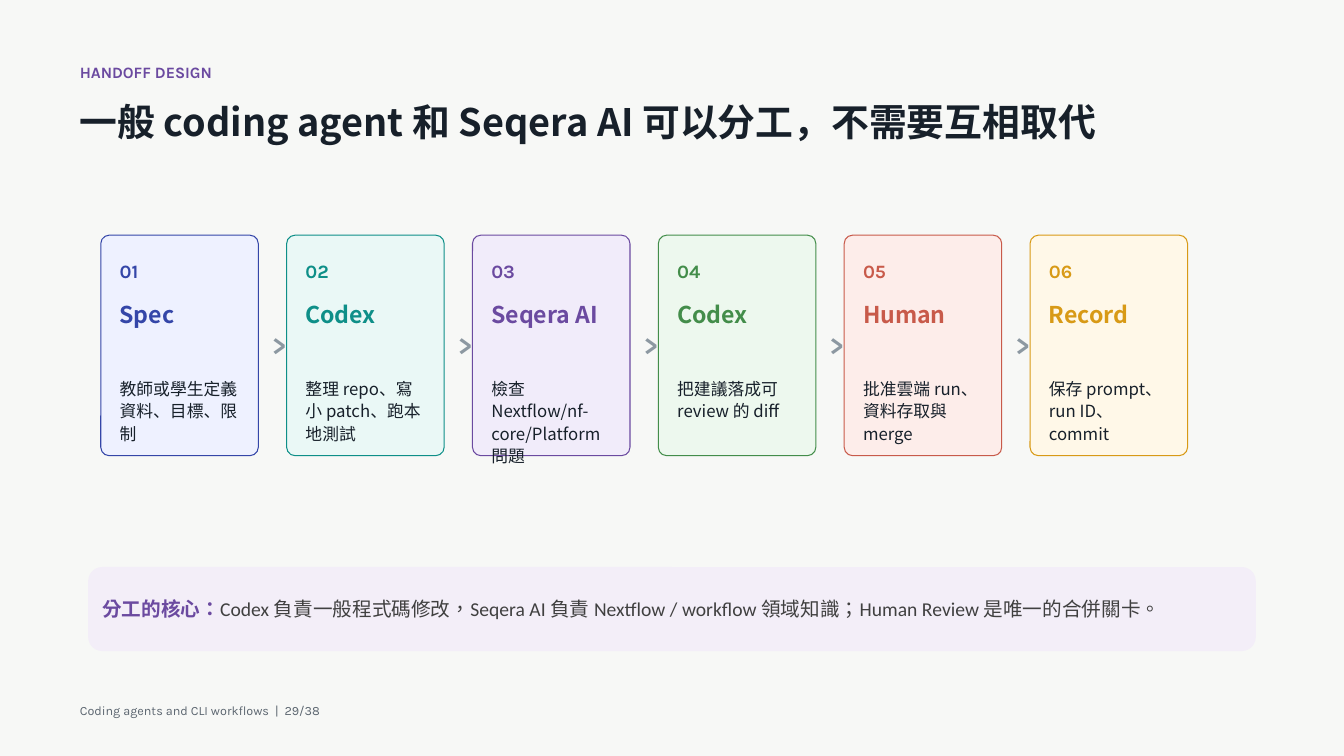
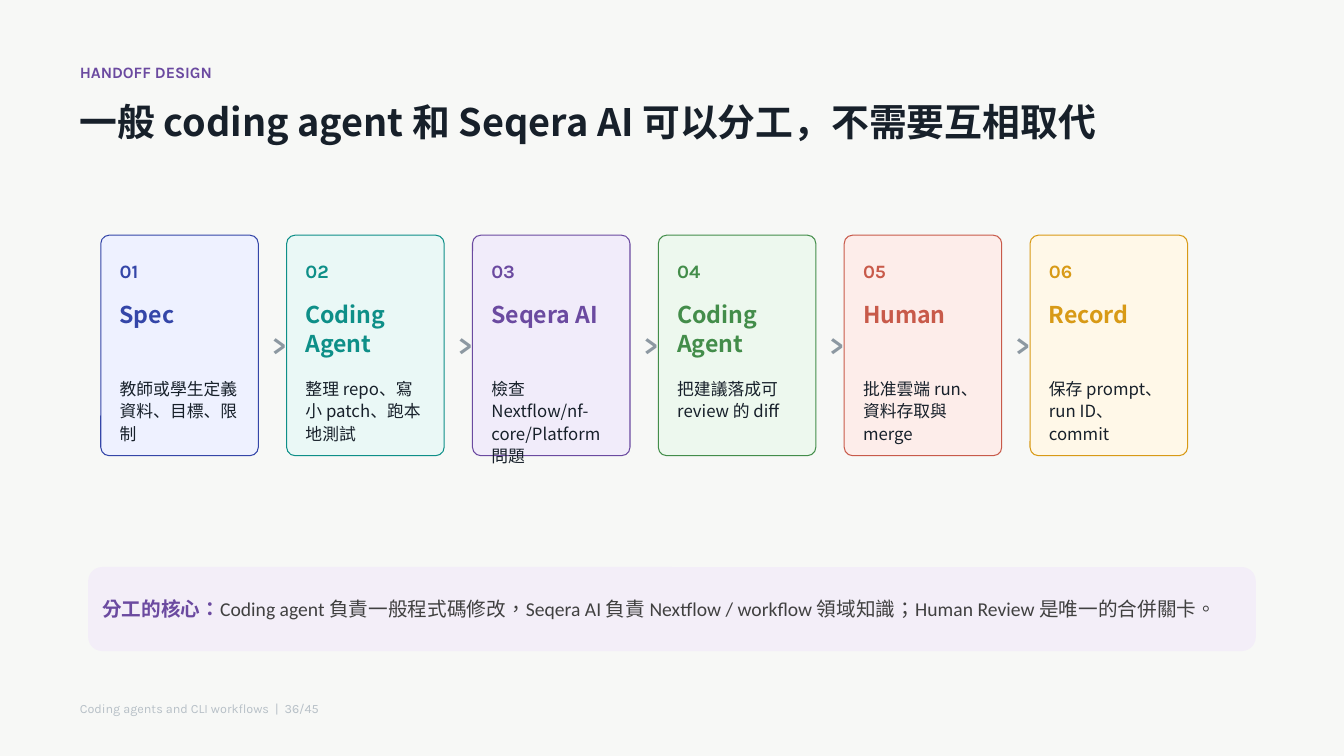
Before and after one commit to godkin1211/LLM_applications_on_BioMedicalData, a slide deck: slide 37 of slides/lesson-07-coding-agents-cli-workflows.pptx (slide 29 before the commit). Drawn at 1344x756 pixels with LibreOffice and Linux fonts; fonts in the diff are those of the drawing. Boxes give left, top, right and bottom in pixels: in the first picture for what was removed or moved away, otherwise in the second. Text is boxed around its words. In the diff, an @@ line names an element or a change of style, - is before the commit and + after.

Commit message:
Update lesson 07 coding agents slides

```diff
--- a/slides/lesson-07-coding-agents-cli-workflows.pptx
+++ b/slides/lesson-07-coding-agents-cli-workflows.pptx
@@ text at [305, 304, 385, 357]: text changed @@
-Codex
+Coding Agent
@@ text at [677, 304, 757, 357]: text changed @@
-Codex
+Coding Agent
@@ text in rounded rectangle at [102, 599, 1216, 620]: text changed @@
-分工的核心：Codex 負責一般程式碼修改，Seqera AI 負責 Nextflow / workflow 領域知識；Human Review 是唯一的合併關卡。
+分工的核心：Coding agent 負責一般程式碼修改，Seqera AI 負責 Nextflow / workflow 領域知識；Human Review 是唯一的合併關卡。
@@ text at [80, 704, 319, 716]: text changed; text colour #5C6670 to #B7C0C7 @@
-Coding agents and CLI workflows | 29/38
+Coding agents and CLI workflows | 36/45
```
Also in this commit, not shown: 37 other slides changed, 8 slides added.
